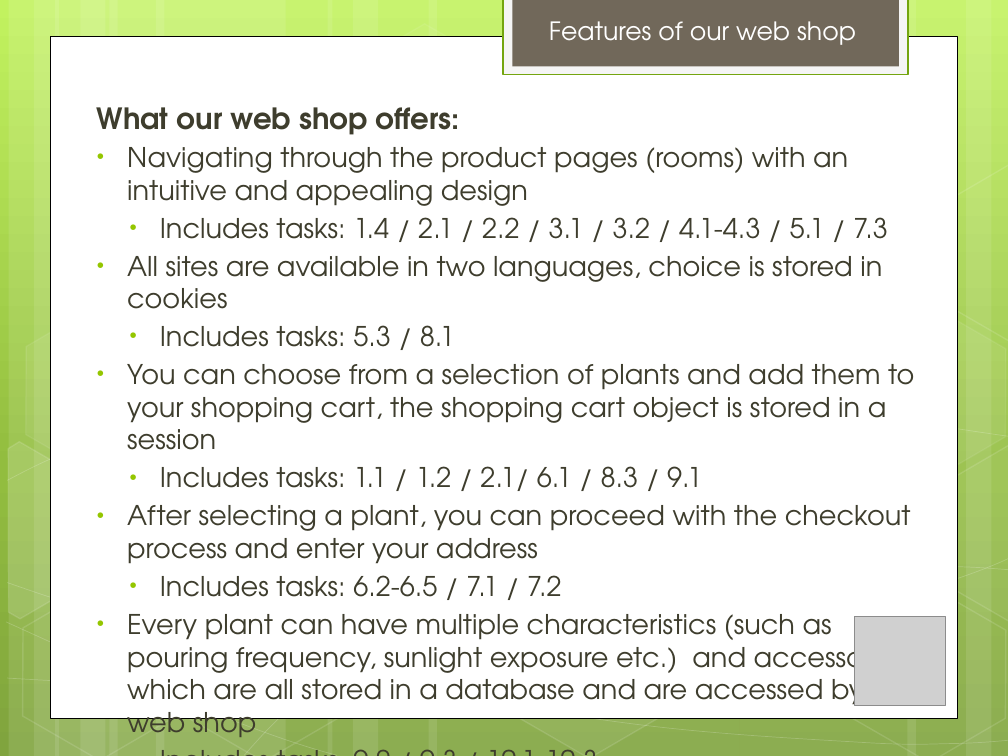
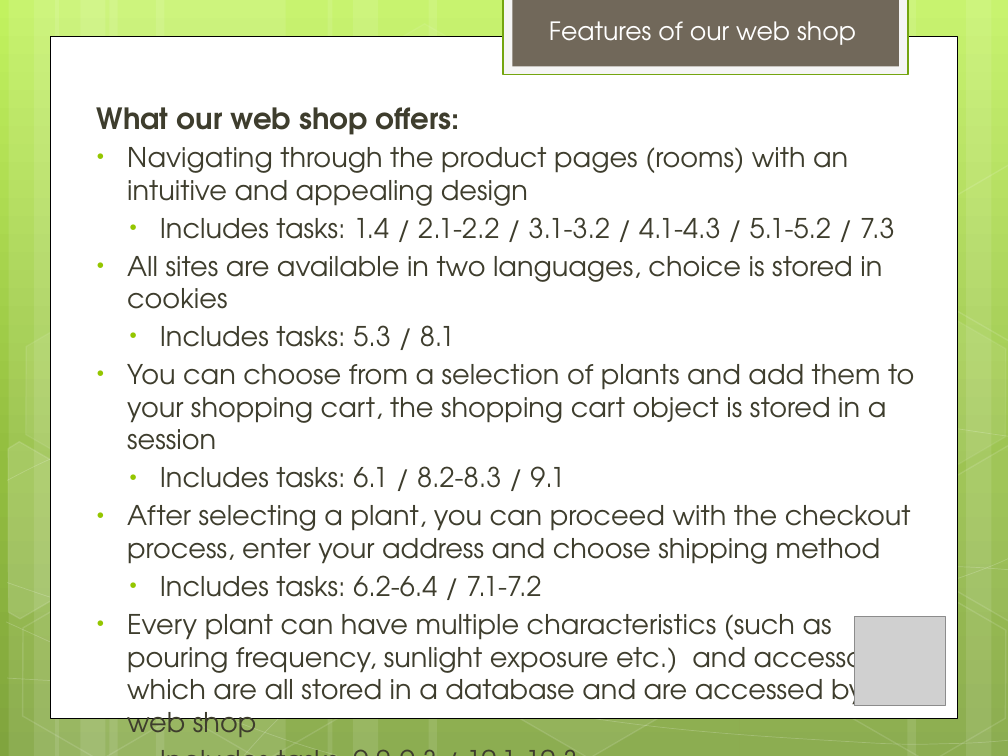
Before and after one commit to ghde/ch.bfh.bti7054.w2014.p.pdz, a slide deck: slide 5 of Plants presentation.pptx. Drawn at 1008x756 pixels with LibreOffice and Linux fonts; fonts in the diff are those of the drawing; grey boxes stand for pictures. Boxes give left, top, right and bottom in pixels: in the first picture for what was removed or moved away, otherwise in the second. Text is boxed around its words. In the diff, an @@ line names an element or a change of style, - is before the commit and + after.

Commit message:
Updated presentation slides.

```diff
--- a/Plants presentation.pptx
+++ b/Plants presentation.pptx
@@ text at [97,107,914,737]: text changed @@
-  • Includes tasks: 9.2 / 9.3 / 10.1-10.3
+  • Includes tasks: 9.2-9.3 / 10.1-10.3
@@ text at [160,217,895,239]: text changed @@
-  • Includes tasks: 1.4 / 2.1 / 2.2 / 3.1 / 3.2 / 4.1-4.3 / 5.1 / 7.3
+  • Includes tasks: 1.4 / 2.1-2.2 / 3.1-3.2 / 4.1-4.3 / 5.1-5.2 / 7.3
@@ text at [127,466,911,597]: text changed @@
-  • Includes tasks: 1.1 / 1.2 / 2.1/ 6.1 / 8.3 / 9.1
-• After selecting a plant, you can proceed with the checkout process and enter your address
-  • Includes tasks: 6.2-6.5 / 7.1 / 7.2
+  • Includes tasks: 6.1 / 8.2-8.3 / 9.1
+• After selecting a plant, you can proceed with the checkout process, enter your address and choose shipping method
+  • Includes tasks: 6.2-6.4 / 7.1-7.2
```
Also in this commit, not shown: 6 other slides changed.
